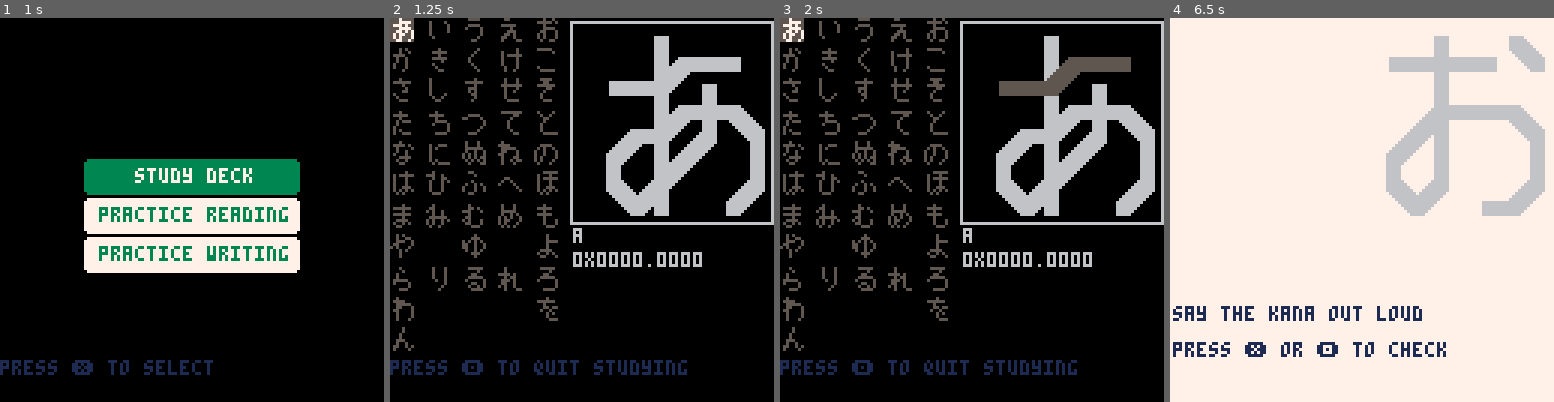
Above: before the commit, frames 1-4 (left to right).
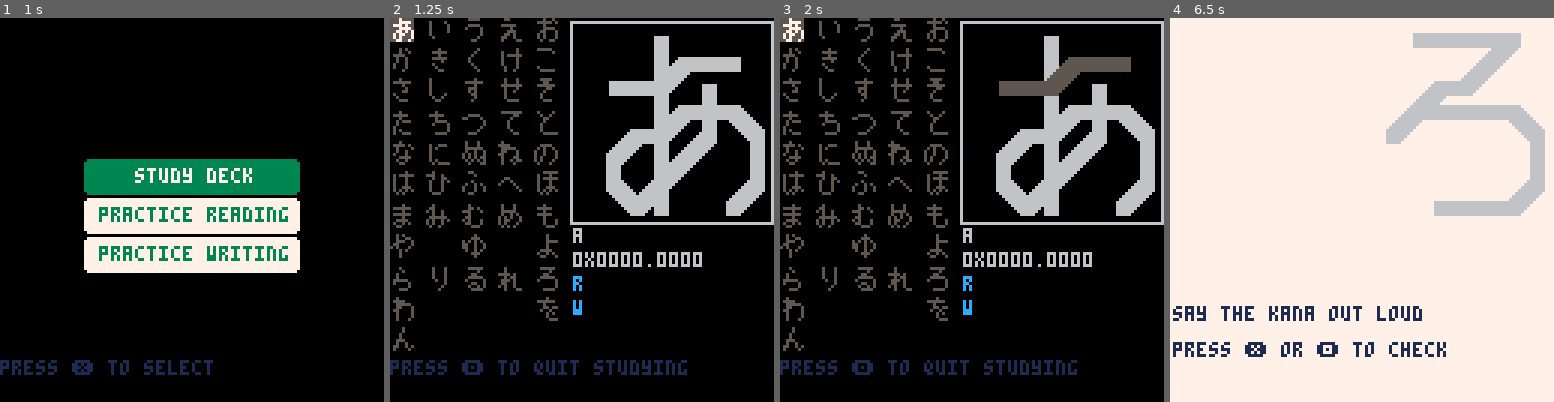
Above: after the commit, the same moments.

Repository: SestrenExsis/KanaPractice
Game: PICO-8 cartridge hiragana.p8
Same seed, same stepped clock (60 frames per second), same inputs: the game is played once before the commit and once after it.
Inputs (mouse positions are in pixels of both pictures, inside the frame that each line leads up to):
- Up to frame 1 (1 s): tap X (X key) at 0.33 s; click (280, 121) at 0.67 s; tap O (Z key) at 0.7 s
- Up to frame 2 (1.25 s): tap X (X key) at 1.07 s; click (436, 267) at 1.22 s
- Up to frame 3 (2 s): hold Right from 1.6 s (still down); tap O (Z key) at 1.7 s; click (887, 114) at 1.77 s; tap X (X key) at 1.85 s
- Up to frame 4 (6.5 s): release Right at 2.1 s; tap O (Z key) every 0.4 s from 2.1 to 6.1 s; hold Up 2.15-2.42 s; click (1342, 259) at 2.32 s; hold Right 2.47-3.03 s; click (1404, 106) at 2.87 s; tap X (X key) every 1.12 s from 2.97 to 6.32 s; hold Left 3.08-3.58 s; click (1465, 256) at 3.42 s; hold Down 3.63-3.97 s; click (1231, 102) at 3.97 s; hold Right 4.02-4.68 s; click (1292, 248) at 4.52 s; hold Up 4.73-5.03 s; click (1354, 94) at 5.07 s; hold Left 5.08-5.68 s; click (1419, 244) at 5.62 s; hold Down 5.73-6.03 s; hold Right from 6.08 s (still down); click (1481, 90) at 6.17 s

Frame 1 is identical in both runs. In frame 2, 0.1% of the frame differs, in the area x 47-50%, y 67-78%; in frame 3, 0.1%; in frame 4, 6.7%, in the area x 56-98%, y 3-52%.

Commit message:
Fix bug with overflowing reads array

Diff:
--- a/hiragana.p8
+++ b/hiragana.p8
@@ -670,6 +670,15 @@
 		print(sk.name,61,70,6)
 		local m=dget(sk.index)
 		print(tostr(m,true),61,78,6)
+		local mt=demem(m)
+		print("r",61,86,12)
+		for i=1,#mt.r do
+			print(mt.r[i],61+8*i,86,6)
+		end
+		print("w",61,94,12)
+		for i=1,#mt.w do
+			print(mt.w[i],61+8*i,94,6)
+		end
 	end
 	cursor(0,114,1)
 	print("press 🅾️ to quit studying")
@@ -695,8 +704,8 @@
 end
 
 function nextread()
-	--local i=flr(rnd(#_kanakey))+1
-	local i=flr(rnd(5))+1
+	local i=flr(rnd(#_kanakey))+1
+	--local i=flr(rnd(5))+1
 	_kana=_kanatbl[_kanakey[i]]
 	_state="guess"
 end
@@ -725,9 +734,11 @@
 			local m=dget(_kana.index)
 			local rw=demem(m)
 			add(rw.r,guess,1)
-			if (#rw.r>6) del(rw.r)
+			while (#rw.r>6) do
+				rw.r[#rw.r]=nil
+			end
 			_kana.reads=rw.r
-			m=enmem(rw.r,rw.w)
+			m=enmem(rw.w,rw.r)
 			dset(_kana.index,m)
 		end
 	elseif _state=="stats" then
